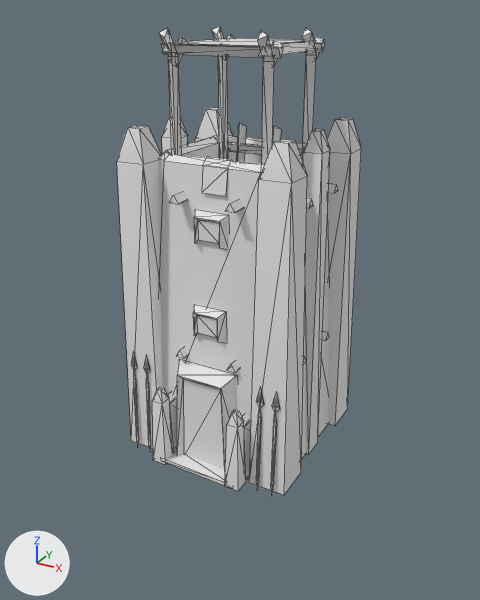
Renders of the COLLADA model art/meshes/structural/mande/defense_tower.dae from each side of a commit.
Camera for both pictures: a 50 mm camera at (12.9, -22.8, 18.4) aimed at (0.0, 0.7, 6.7). Arrows for +X, +Y and +Z are at lower left; the lights stay in place. The older version comes first. Mesh edges are drawn as thin lines.

Objects in the first picture: 'defense_tower'.
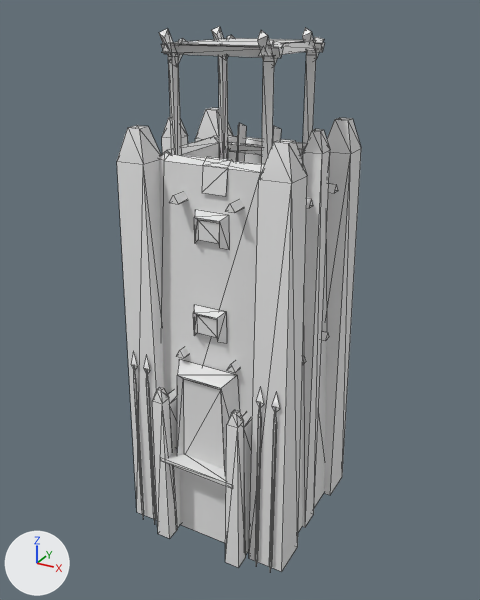
The change in detail:
me_esfera_1186 is used by ob_defense_tower; location (0.0, 0.0, 0.0).
me_esfera_1186 had 506 vertices, 710 faces and spanned x -3.9..3.9, y -3.4..4.7, z -0.1..17.7.
me_esfera_1186 now has 506 vertices, 710 faces and spans x -3.9..3.9, y -3.4..4.7, z -4.3..17.7.
me_esfera_1186 part 1: 72 of the vertices in x -3.9..3.9, y -3.4..4.7, z -0.1..0.2 are moved by (0.0, 0.0, -4.2).

What differs and where, as boxes (x1, y1, x2, y2) in the pictures (480 x 600 px; the box of a moved part takes in the faces that stretch with it):
'defense_tower', reshaped (16% taller)
    before: (117, 26, 361, 495)
    after: (117, 26, 361, 572)
part 1 of me_esfera_1186, moved or reshaped
    before: (118, 140, 360, 495)
    after: (118, 140, 360, 572)
